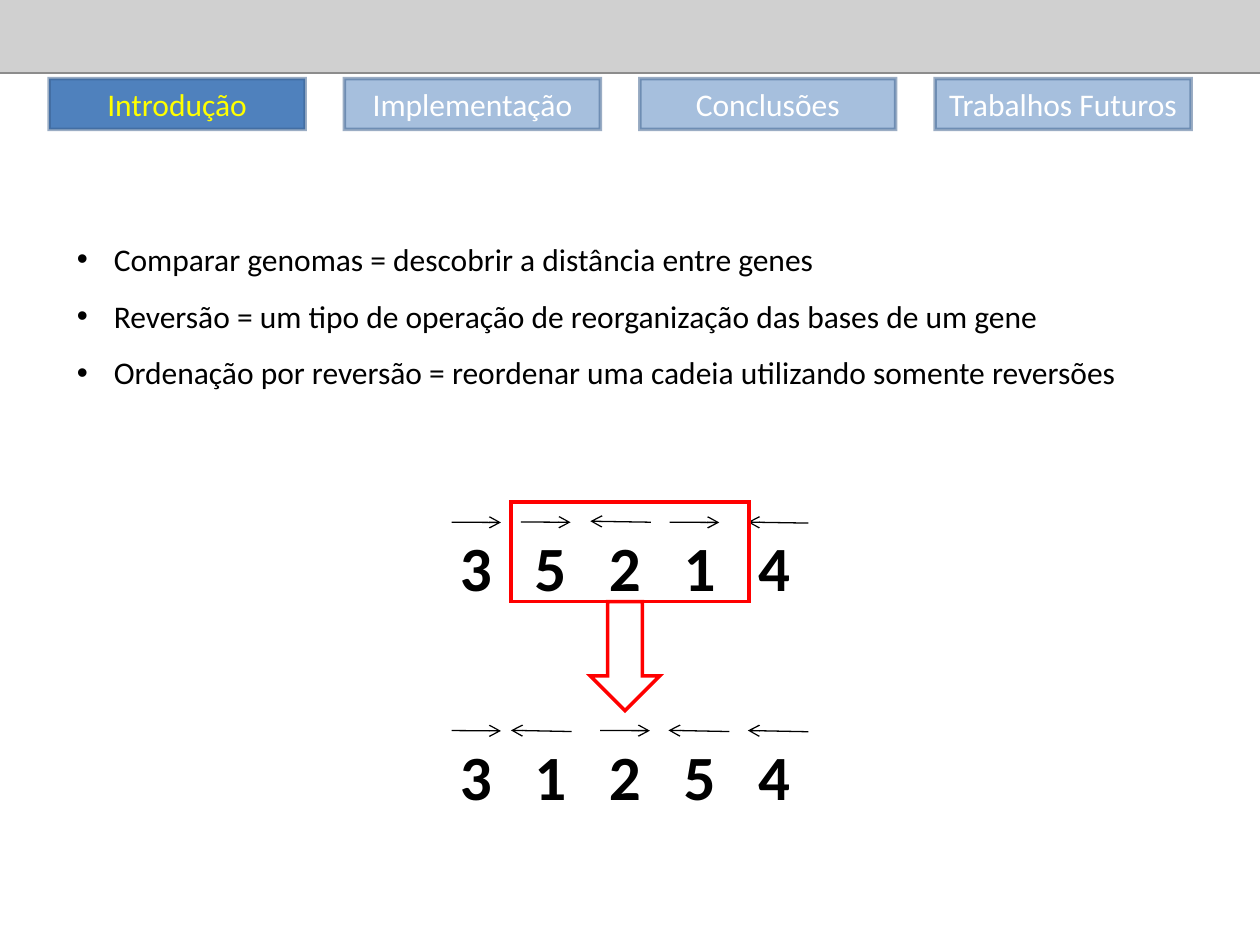
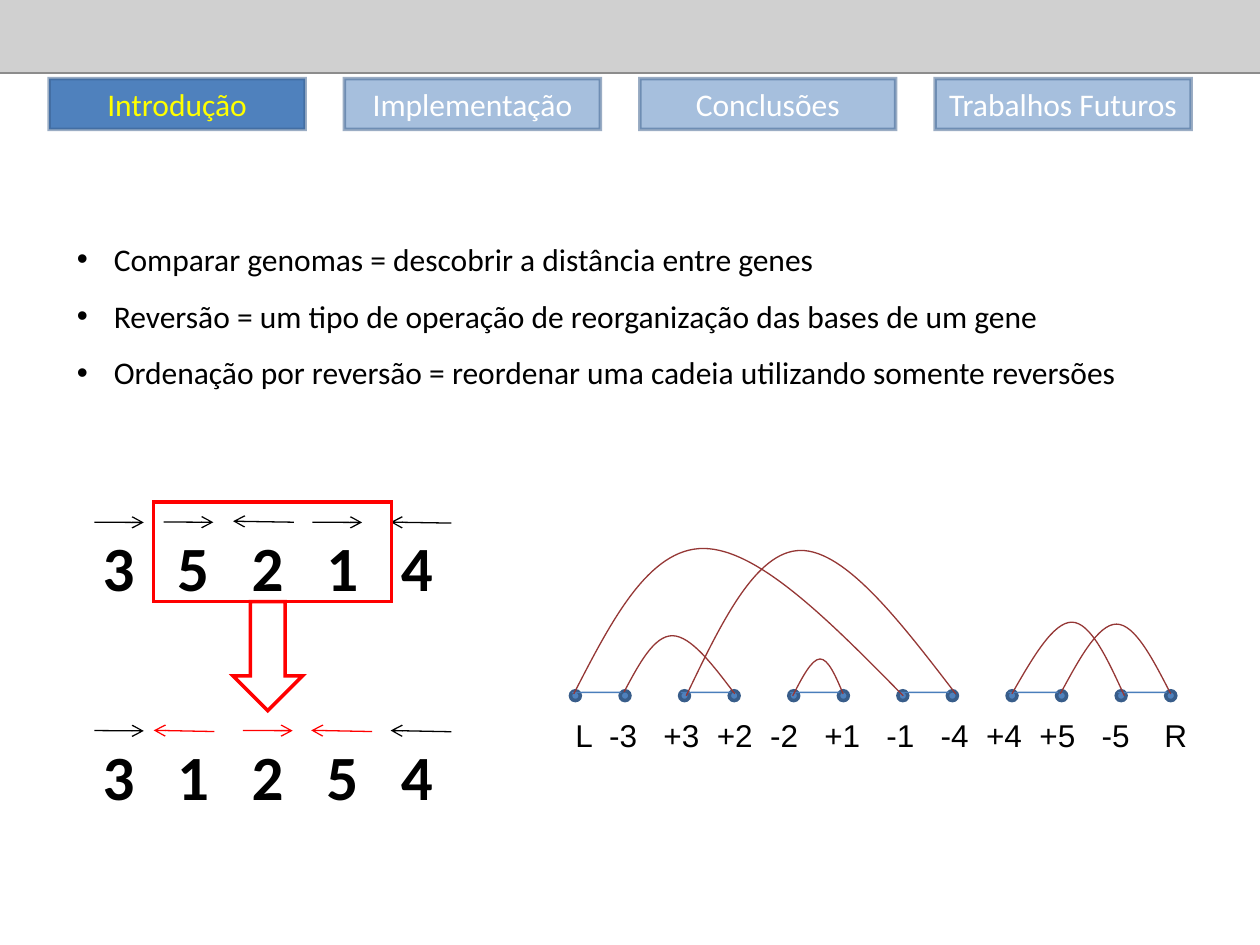
Before and after one commit to fchirigati/ufrj-reversoes-bioinfo, a slide deck: slide 8 of BioComp-reversao_com_sinal-slides_v0.9.ppt. Drawn at 1260x945 pixels with LibreOffice and Linux fonts; fonts in the diff are those of the drawing; grey boxes stand for pictures. Boxes give left, top, right and bottom in pixels: in the first picture for what was removed or moved away, otherwise in the second. Text is boxed around its words. In the diff, an @@ line names an element or a change of style, - is before the commit and + after.

```diff
--- a/BioComp-reversao_com_sinal-slides_v0.9.ppt
+++ b/BioComp-reversao_com_sinal-slides_v0.9.ppt
@@ freeform shape added at (x1=573, y1=548, x2=902, y2=696), outline #953735 0.74 pt @@
@@ freeform shape added at (x1=687, y1=551, x2=956, y2=697), outline #953735 0.74 pt @@
@@ down arrow at (x1=233, y1=601, x2=302, y2=711): proportions changed @@
@@ freeform shape added at (x1=1012, y1=622, x2=1124, y2=697), outline #953735 0.74 pt @@
@@ freeform shape added at (x1=1060, y1=624, x2=1171, y2=693), outline #953735 0.74 pt @@
@@ freeform shape added at (x1=624, y1=635, x2=735, y2=693), outline #953735 0.74 pt @@
@@ freeform shape added at (x1=793, y1=659, x2=843, y2=696), outline #953735 0.74 pt @@
@@ ellipse added at (x1=571, y1=690, x2=581, y2=701), fill #4F81BD, outline #385D8A 2.01 pt @@
@@ line added from (621, 692) to (572, 692), #4A7EBB 0.74 pt @@
@@ ellipse added at (x1=620, y1=690, x2=630, y2=701), fill #4F81BD, outline #385D8A 2.01 pt @@
@@ ellipse added at (x1=679, y1=690, x2=689, y2=701), fill #4F81BD, outline #385D8A 2.01 pt @@
@@ line added from (731, 692) to (680, 692), #4A7EBB 0.74 pt @@
@@ ellipse added at (x1=730, y1=690, x2=740, y2=701), fill #4F81BD, outline #385D8A 2.01 pt @@
@@ ellipse added at (x1=789, y1=690, x2=799, y2=701), fill #4F81BD, outline #385D8A 2.01 pt @@
@@ line added from (839, 692) to (790, 692), #4A7EBB 0.74 pt @@
@@ ellipse added at (x1=838, y1=690, x2=848, y2=701), fill #4F81BD, outline #385D8A 2.01 pt @@
@@ ellipse added at (x1=898, y1=690, x2=908, y2=701), fill #4F81BD, outline #385D8A 2.01 pt @@
@@ line added from (949, 692) to (900, 692), #4A7EBB 0.74 pt @@
@@ ellipse added at (x1=948, y1=690, x2=958, y2=701), fill #4F81BD, outline #385D8A 2.01 pt @@
@@ ellipse added at (x1=1007, y1=690, x2=1017, y2=701), fill #4F81BD, outline #385D8A 2.01 pt @@
@@ line added from (1058, 692) to (1008, 692), #4A7EBB 0.74 pt @@
@@ ellipse added at (x1=1057, y1=690, x2=1067, y2=701), fill #4F81BD, outline #385D8A 2.01 pt @@
@@ ellipse added at (x1=1116, y1=690, x2=1126, y2=701), fill #4F81BD, outline #385D8A 2.01 pt @@
@@ line added from (1167, 692) to (1118, 692), #4A7EBB 0.74 pt @@
@@ ellipse added at (x1=1166, y1=690, x2=1176, y2=701), fill #4F81BD, outline #385D8A 2.01 pt @@
@@ arrow (214, 732) - (154, 731): stroke #000000 0.74 pt to #FF0000 0.74 pt @@
@@ 7 arrows, 2 texts moved together from (x1=451, y1=522, x2=809, y2=801) to (x1=94, y1=522, x2=451, y2=801) @@
@@ arrow (243, 731) - (292, 731): stroke #000000 0.74 pt to #FF0000 0.74 pt @@
@@ 3 arrows, 1 rectangle, 1 down arrow moved together from (x1=512, y1=503, x2=750, y2=732) to (x1=154, y1=503, x2=392, y2=732) @@
@@ arrow (372, 732) - (311, 731): stroke #000000 0.74 pt to #FF0000 0.74 pt @@
@@ text added at (x1=575, y1=725, x2=1187, y2=748), 18 pt, text #000000 @@
+L -3 +3 +2 -2 +1 -1 -4 +4 +5 -5 R
```
Also in this commit, not shown: 1 other file.
